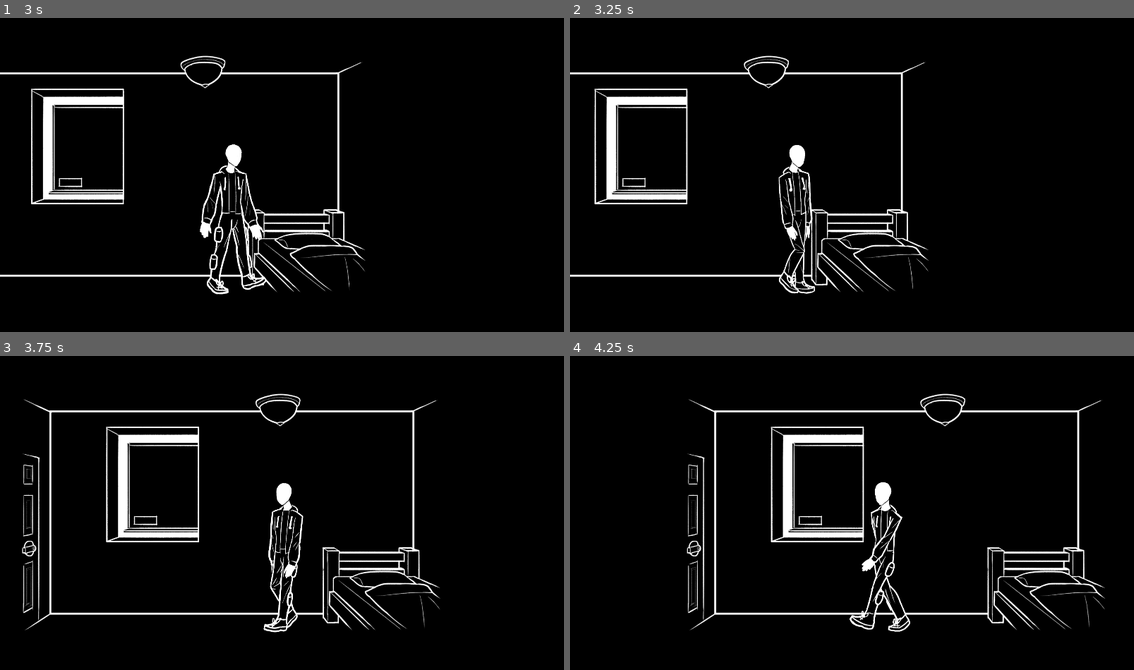
Above: before the commit, frames 1-4 (two rows, left to right).
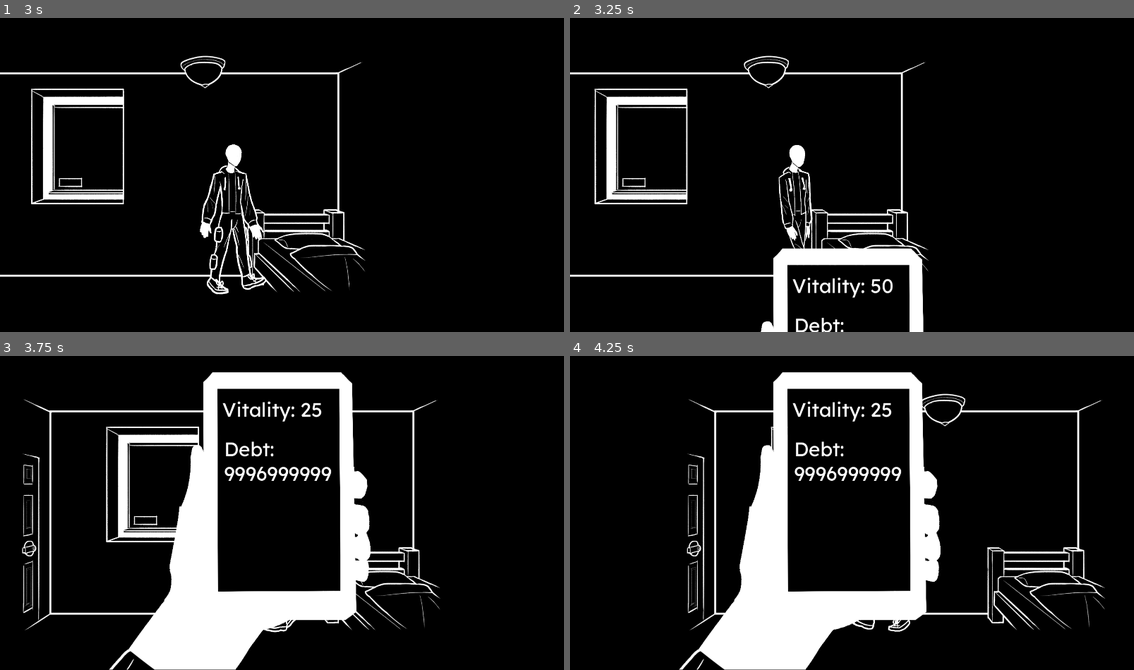
Above: after the commit, the same moments.

Repository: Cobble-Stun/Health-is-Currency
Game: Godot game, scene res://Scenes/Apartment Intro.tscn
Same seed, same stepped clock (60 frames per second), same inputs: the game is played once before the commit and once after it. This scene is started directly instead of the project's main scene.
Inputs (mouse positions are in pixels of both pictures, inside the frame that each line leads up to):
- Up to frame 1 (3 s): tap Enter at 0.5, 2 s; move the mouse to (406, 159) at 0.52 s; hold Right (Right) 0.53-1.28 s; tap Tab (Phone) at 0.6, 1.55, 2.85 s; tap E (Sacrifice, bound only after the commit) at 0.8, 1.35, 2.3 s; tap Space at 1.25 s; move the mouse to (169, 190) at 1.27 s; hold Left (Left) 1.28-2.03 s; move the mouse to (338, 102) at 2.02 s; hold Right (Right) from 2.03 s (still down); click (338, 102) at 2.1 s; move the mouse to (253, 237) at 2.77 s
- Up to frame 2 (3.25 s): keep holding Right (Right)
- Up to frame 3 (3.75 s): move the mouse to (451, 560) at 3.52 s; release Right (Right) at 3.53 s; hold Left (Left) from 3.53 s (still down); tap E (Sacrifice, bound only after the commit) at 3.6 s
- Up to frame 4 (4.25 s): keep holding Left (Left)

Frame 1 is identical in both runs. In frame 2, 3.2% of the frame differs, in the area x 33-63%, y 73-100%; in frame 3, 15%; in frame 4, 16%, in the area x 19-66%, y 5-100%.

Commit message:
New Stuff

Diff:
--- /dev/null
+++ b/Prefabs/load_scene.tscn
@@ -0,0 +1,14 @@
+[gd_scene load_steps=3 format=3 uid="uid://bcqe7f35gvo"]
+
+[ext_resource type="Script" path="res://Scripts/Load Scene.gd" id="1_6crwa"]
+
+[sub_resource type="RectangleShape2D" id="RectangleShape2D_nihbe"]
+size = Vector2(75, 490)
+
+[node name="LoadScene" type="Area2D"]
+script = ExtResource("1_6crwa")
+
+[node name="CollisionShape2D" type="CollisionShape2D" parent="."]
+shape = SubResource("RectangleShape2D_nihbe")
+
+[connection signal="body_entered" from="." to="." method="_on_body_entered"]
--- /dev/null
+++ b/Prefabs/store.tscn
@@ -0,0 +1,24 @@
+[gd_scene load_steps=4 format=3 uid="uid://ciccxgwpgskmh"]
+
+[ext_resource type="Script" path="res://Scripts/Store.gd" id="1_lq6ja"]
+[ext_resource type="Theme" uid="uid://defr2d40hwy3d" path="res://Application/UI.tres" id="2_iqhh2"]
+
+[sub_resource type="RectangleShape2D" id="RectangleShape2D_dpbg6"]
+size = Vector2(207, 472)
+
+[node name="Store" type="Area2D"]
+script = ExtResource("1_lq6ja")
+
+[node name="CollisionShape2D" type="CollisionShape2D" parent="."]
+shape = SubResource("RectangleShape2D_dpbg6")
+
+[node name="Text" type="RichTextLabel" parent="."]
+offset_left = -262.0
+offset_top = -575.0
+offset_right = 257.0
+offset_bottom = -133.0
+theme = ExtResource("2_iqhh2")
+text = "Text"
+
+[connection signal="body_entered" from="." to="." method="_on_body_entered"]
+[connection signal="body_exited" from="." to="." method="_on_body_exited"]
--- a/Scenes/Apartment Intro.tscn
+++ b/Scenes/Apartment Intro.tscn
@@ -7,7 +7,49 @@
 [ext_resource type="Texture2D" uid="uid://bwwiekpcvatvn" path="res://Sprites/Satin.png" id="5_if8so"]
 [ext_resource type="Script" path="res://Scripts/Intro/Satin.gd" id="6_0a0g6"]
 [ext_resource type="Texture2D" uid="uid://d0tvsnnxu25r4" path="res://Sprites/Intro/Apartment Intro.png" id="7_3eau3"]
+[ext_resource type="Script" path="res://Scripts/Phone.gd" id="7_c1hlg"]
+[ext_resource type="Texture2D" uid="uid://clot6sosggjmb" path="res://Sprites/Game Jam Phone Overlay.png" id="8_dtsfq"]
 [ext_resource type="Script" path="res://Scripts/Intro/ApartmentIntroSpriteFade.gd" id="8_t3wqm"]
+[ext_resource type="Theme" uid="uid://defr2d40hwy3d" path="res://Application/UI.tres" id="9_vitdj"]
+[ext_resource type="AudioStream" uid="uid://tjh73ek5b8y2" path="res://Sounds/Satanic laugh.ogg" id="12_rl4gw"]
+
+[sub_resource type="Animation" id="Animation_s0yxl"]
+resource_name = "Bring Down"
+length = 0.7
+tracks/0/type = "value"
+tracks/0/imported = false
+tracks/0/enabled = true
+tracks/0/path = NodePath(".:position")
+tracks/0/interp = 2
+tracks/0/loop_wrap = true
+tracks/0/keys = {
+"times": PackedFloat32Array(0, 0.7),
+"transitions": PackedFloat32Array(1, 1),
+"update": 0,
+"values": [Vector2(964, 540), Vector2(964, 1700)]
+}
+
+[sub_resource type="Animation" id="Animation_c6fbn"]
+resource_name = "Bring Up"
+length = 0.7
+tracks/0/type = "value"
+tracks/0/imported = false
+tracks/0/enabled = true
+tracks/0/path = NodePath(".:position")
+tracks/0/interp = 2
+tracks/0/loop_wrap = true
+tracks/0/keys = {
+"times": PackedFloat32Array(0, 0.7),
+"transitions": PackedFloat32Array(1, 1),
+"update": 0,
+"values": [Vector2(964, 2000), Vector2(964, 540)]
+}
+
+[sub_resource type="AnimationLibrary" id="AnimationLibrary_eyqp3"]
+_data = {
+"Bring Down": SubResource("Animation_s0yxl"),
+"Bring Up": SubResource("Animation_c6fbn")
+}
 
 [node name="Apartment Intro" type="Node2D"]
 
@@ -26,7 +68,10 @@
 
 [node name="Dialogue" parent="." instance=ExtResource("2_nehug")]
 position = Vector2(-590, -99)
-dialogueArray = ["Hey human, can you hear me? (Press enter t …(204 unchanged characters)… rts of your soul, or the souls of others", "I don't care how you get them. Now, go."]
+dialogueArray = ["Hey human, can you hear me? (Press enter t …(204 unchanged characters)… rts of your soul, or the souls of others.", "Oh and you can check your stats on your phone with TAB.", "Yes, I am a software developer.", "Now shoo, go fetch those souls."]
+
+[node name="CollisionShape2D" parent="Dialogue" index="0"]
+position = Vector2(39.25, 0)
 
 [node name="RichTextLabel" parent="Dialogue" index="1"]
 offset_left = 571.0
@@ -43,10 +88,37 @@
 [node name="Player" parent="." instance=ExtResource("3_gjynm")]
 position = Vector2(150, 0)
 
-[node name="AudioStreamPlayer" type="AudioStreamPlayer" parent="."]
+[node name="Music" type="AudioStreamPlayer" parent="."]
 stream = ExtResource("4_apq3o")
 
 [node name="CanvasLayer" type="CanvasLayer" parent="."]
+script = ExtResource("7_c1hlg")
+
+[node name="PhoneOverlay" type="Sprite2D" parent="CanvasLayer"]
+position = Vector2(964, 2000)
+scale = Vector2(1.33, 1.33)
+texture = ExtResource("8_dtsfq")
+
+[node name="AnimationPlayer" type="AnimationPlayer" parent="CanvasLayer/PhoneOverlay"]
+libraries = {
+"": SubResource("AnimationLibrary_eyqp3")
+}
+
+[node name="Health" type="RichTextLabel" parent="CanvasLayer/PhoneOverlay"]
+offset_left = -156.0
+offset_top = -293.0
+offset_right = 136.0
+offset_bottom = -176.0
+theme = ExtResource("9_vitdj")
+text = "Vitality: 100"
+
+[node name="Debt" type="RichTextLabel" parent="CanvasLayer/PhoneOverlay"]
+offset_left = -151.0
+offset_top = -192.0
+offset_right = 129.0
+offset_bottom = 191.0
+theme = ExtResource("9_vitdj")
+text = "Debt: 9999999999"
 
 [node name="ApartmentIntro" type="Sprite2D" parent="CanvasLayer"]
 position = Vector2(960, 540)
@@ -56,6 +128,9 @@
 [node name="Timer" type="Timer" parent="CanvasLayer/ApartmentIntro"]
 wait_time = 2.0
 
+[node name="Laugh" type="AudioStreamPlayer" parent="."]
+stream = ExtResource("12_rl4gw")
+
 [connection signal="body_entered" from="Dialogue" to="Satin" method="_on_dialogue_body_entered"]
 
 [editable path="Dialogue"]
--- a/Scenes/Apartment.tscn
+++ b/Scenes/Apartment.tscn
@@ -1,8 +1,50 @@
-[gd_scene load_steps=4 format=3 uid="uid://c6wf2lffkiu17"]
+[gd_scene load_steps=11 format=3 uid="uid://c6wf2lffkiu17"]
 
 [ext_resource type="Texture2D" uid="uid://43ddwdisde7j" path="res://Sprites/Backgrounds/Game Jam Bedroom.png" id="1_1mww1"]
+[ext_resource type="PackedScene" uid="uid://bcqe7f35gvo" path="res://Prefabs/load_scene.tscn" id="4_vy3gj"]
+[ext_resource type="Script" path="res://Scripts/Phone.gd" id="5_1iocs"]
 [ext_resource type="PackedScene" uid="uid://fuaplykj6mmt" path="res://Prefabs/player.tscn" id="5_hjnt5"]
+[ext_resource type="Texture2D" uid="uid://clot6sosggjmb" path="res://Sprites/Game Jam Phone Overlay.png" id="6_5lwtl"]
 [ext_resource type="AudioStream" uid="uid://vtyoeouaskg2" path="res://Music/Calm before the Storm.ogg" id="6_uywhw"]
+[ext_resource type="Theme" uid="uid://defr2d40hwy3d" path="res://Application/UI.tres" id="7_vksse"]
+
+[sub_resource type="Animation" id="Animation_s0yxl"]
+resource_name = "Bring Down"
+length = 0.7
+tracks/0/type = "value"
+tracks/0/imported = false
+tracks/0/enabled = true
+tracks/0/path = NodePath(".:position")
+tracks/0/interp = 2
+tracks/0/loop_wrap = true
+tracks/0/keys = {
+"times": PackedFloat32Array(0, 0.7),
+"transitions": PackedFloat32Array(1, 1),
+"update": 0,
+"values": [Vector2(964, 540), Vector2(964, 1700)]
+}
+
+[sub_resource type="Animation" id="Animation_c6fbn"]
+resource_name = "Bring Up"
+length = 0.7
+tracks/0/type = "value"
+tracks/0/imported = false
+tracks/0/enabled = true
+tracks/0/path = NodePath(".:position")
+tracks/0/interp = 2
+tracks/0/loop_wrap = true
+tracks/0/keys = {
+"times": PackedFloat32Array(0, 0.7),
+"transitions": PackedFloat32Array(1, 1),
+"update": 0,
+"values": [Vector2(964, 2000), Vector2(964, 540)]
+}
+
+[sub_resource type="AnimationLibrary" id="AnimationLibrary_eyqp3"]
+_data = {
+"Bring Down": SubResource("Animation_s0yxl"),
+"Bring Up": SubResource("Animation_c6fbn")
+}
 
 [node name="Apartment" type="Node2D"]
 
@@ -24,3 +66,36 @@
 
 [node name="AudioStreamPlayer" type="AudioStreamPlayer" parent="."]
 stream = ExtResource("6_uywhw")
+
+[node name="LoadScene" parent="." instance=ExtResource("4_vy3gj")]
+position = Vector2(-684, -43)
+scenePath = "res://Scenes/Street.tscn"
+
+[node name="CanvasLayer" type="CanvasLayer" parent="."]
+script = ExtResource("5_1iocs")
+
+[node name="PhoneOverlay" type="Sprite2D" parent="CanvasLayer"]
+position = Vector2(964, 2000)
+scale = Vector2(1.33, 1.33)
+texture = ExtResource("6_5lwtl")
+
+[node name="AnimationPlayer" type="AnimationPlayer" parent="CanvasLayer/PhoneOverlay"]
+libraries = {
+"": SubResource("AnimationLibrary_eyqp3")
+}
+
+[node name="Health" type="RichTextLabel" parent="CanvasLayer/PhoneOverlay"]
+offset_left = -156.0
+offset_top = -293.0
+offset_right = 136.0
+offset_bottom = -176.0
+theme = ExtResource("7_vksse")
+text = "Vitality: 100"
+
+[node name="Debt" type="RichTextLabel" parent="CanvasLayer/PhoneOverlay"]
+offset_left = -151.0
+offset_top = -192.0
+offset_right = 129.0
+offset_bottom = 191.0
+theme = ExtResource("7_vksse")
+text = "Debt: 9999999999"
--- a/Scenes/Street.tscn
+++ b/Scenes/Street.tscn
@@ -7,7 +7,8 @@
 [ext_resource type="PackedScene" uid="uid://0jnmi4ke1jw" path="res://Prefabs/enemy.tscn" id="5_s6yda"]
 [ext_resource type="Texture2D" uid="uid://clot6sosggjmb" path="res://Sprites/Game Jam Phone Overlay.png" id="6_gifji"]
 [ext_resource type="Theme" uid="uid://defr2d40hwy3d" path="res://Application/UI.tres" id="7_nj1fw"]
-[ext_resource type="Script" path="res://Scripts/Load Scene.gd" id="8_8orns"]
+[ext_resource type="PackedScene" uid="uid://bcqe7f35gvo" path="res://Prefabs/load_scene.tscn" id="8_1p8uk"]
+[ext_resource type="PackedScene" uid="uid://ciccxgwpgskmh" path="res://Prefabs/store.tscn" id="9_qo3wo"]
 
 [sub_resource type="RectangleShape2D" id="RectangleShape2D_1i1cv"]
 size = Vector2(164, 774)
@@ -50,8 +51,6 @@
 "Bring Up": SubResource("Animation_c6fbn")
 }
 
-[sub_resource type="RectangleShape2D" id="RectangleShape2D_nihbe"]
-
 [node name="Street" type="Node2D"]
 
 [node name="Street" type="Sprite2D" parent="."]
@@ -66,6 +65,7 @@
 position = Vector2(-600, 0)
 
 [node name="Player" parent="." instance=ExtResource("2_hmyee")]
+position = Vector2(-2300, 0)
 
 [node name="Test" type="StaticBody2D" parent="."]
 position = Vector2(700, 0)
@@ -103,10 +103,9 @@
 theme = ExtResource("7_nj1fw")
 text = "Debt: 9999999999"
 
-[node name="LoadScene" type="Area2D" parent="."]
-script = ExtResource("8_8orns")
+[node name="LoadScene" parent="." instance=ExtResource("8_1p8uk")]
+position = Vector2(-2813, -19)
+scenePath = "res://Scenes/Apartment.tscn"
 
-[node name="CollisionShape2D" type="CollisionShape2D" parent="LoadScene"]
-shape = SubResource("RectangleShape2D_nihbe")
-
-[connection signal="body_entered" from="LoadScene" to="LoadScene" method="_on_body_entered"]
+[node name="Store" parent="." instance=ExtResource("9_qo3wo")]
+position = Vector2(-1129, 35)
--- a/Scripts/Intro/Satin.gd
+++ b/Scripts/Intro/Satin.gd
@@ -1,13 +1,18 @@
 extends Sprite2D
 
 @onready var dialogue = get_parent().get_node("Dialogue")
+@onready var laugh = get_parent().get_node("Laugh")
+var triggerOnce = true
 
 func _process(_delta):
-	if dialogue.count == 6:
+	if dialogue.count == 8:
 		get_tree().change_scene_to_file("res://Scenes/Street.tscn")
 
 func _on_dialogue_body_entered(body):
 	if body.name == "Player":
 		self.visible = true
+		if triggerOnce == true:
+			triggerOnce = false
+			laugh.play()
 	else:
 		self.visible = false
--- a/Scripts/Load Scene.gd
+++ b/Scripts/Load Scene.gd
@@ -1,7 +1,7 @@
 extends Area2D
 
-#@export var scenePath: PackedScene
+@export_file var scenePath
 
-#func _on_body_entered(body):
-	#if body.name == "Player":
-		#get_tree().change_scene_to_file(scenePath.resource_path)
+func _on_body_entered(body):
+	if body.name == "Player":
+		get_tree().change_scene_to_file(scenePath)
--- a/Scripts/Phone.gd
+++ b/Scripts/Phone.gd
@@ -11,20 +11,29 @@
 	healthText.visible = false
 	debtText.visible = false
 
-func _process(delta):
+func _process(_delta):
+	PhoneCheck()
+	SacrificeHealth()
+
+func PhoneCheck():
 	if Input.is_action_just_pressed("Phone") and !phoneUp:
 		phoneUp = true
 		phoneOverlay.visible = true
 		healthText.visible = true
 		debtText.visible = true
-		healthText.text = str(globals.health)
-		debtText.text = str(globals.debt)
+		healthText.text = "Vitality: " + str(globals.health)
+		debtText.text = "Debt: " + str(globals.debt)
 		animPlayer.play("Bring Up")
 	elif Input.is_action_just_pressed("Phone") and phoneUp:
 		phoneUp = false
 		phoneOverlay.visible = true
 		healthText.visible = true
 		debtText.visible = true
-		healthText.text = str(globals.health)
-		debtText.text = str(globals.debt)
 		animPlayer.play("Bring Down")
+
+func SacrificeHealth():
+	if Input.is_action_just_pressed("Sacrifice") and phoneUp:
+		globals.health -= 25
+		globals.debt -= 1000000
+		healthText.text = "Vitality: " + str(globals.health)
+		debtText.text = "Debt: " + str(globals.debt)
--- /dev/null
+++ b/Scripts/Store.gd
@@ -0,0 +1,13 @@
+extends Area2D
+
+@onready var text = $Text
+
+func _on_body_entered(body):
+	if body.name == "Player":
+		text.visible = true
+	else:
+		text.visible = false
+
+func _on_body_exited(body):
+	if body.name == "Player":
+		text.visible = false
--- a/project.godot
+++ b/project.godot
@@ -54,6 +54,11 @@
 "events": [Object(InputEventKey,"resource_local_to_scene":false,"resource_name":"","device":-1,"window_id":0,"alt_press …(182 unchanged characters)…
 ]
 }
+Sacrifice={
+"deadzone": 0.5,
+"events": [Object(InputEventKey,"resource_local_to_scene":false,"resource_name":"","device":-1,"window_id":0,"alt_pressed":false,"shift_pressed":false,"ctrl_pressed":false,"meta_pressed":false,"pressed":false,"keycode":0,"physical_keycode":69,"key_label":0,"unicode":101,"echo":false,"script":null)
+]
+}
 
 [rendering]
 
Not shown: 1 places in Scenes/Apartment Intro.tscn that only renumber resources
Not shown: 1 places in Scenes/Street.tscn that only renumber resources
Not shown, added: Sounds/Hit 1.wav.import
Not shown, added: Sounds/Hit 2.wav.import
Not shown, added: Sounds/Soul Sacrifice.wav.import
Not shown, added: Sounds/Hit 1.wav
Not shown, added: Sounds/Hit 2.wav
Not shown, added: Sounds/Soul Sacrifice.wav
